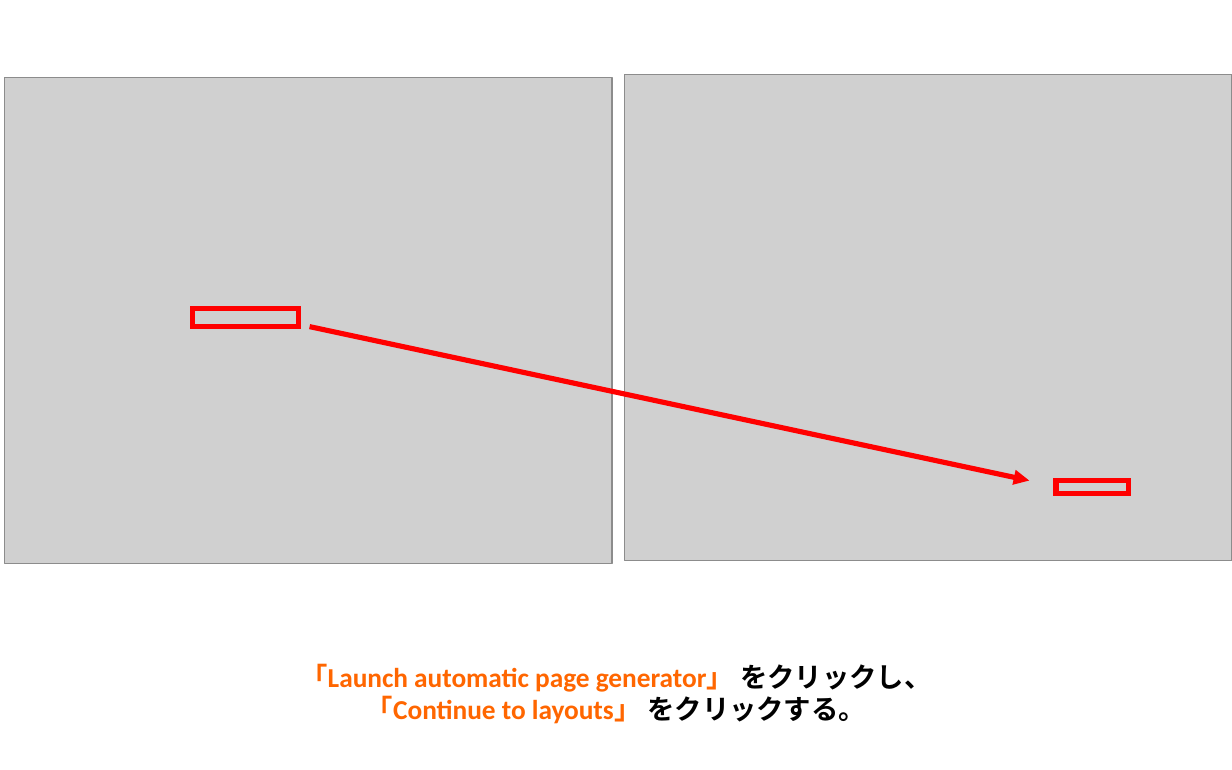
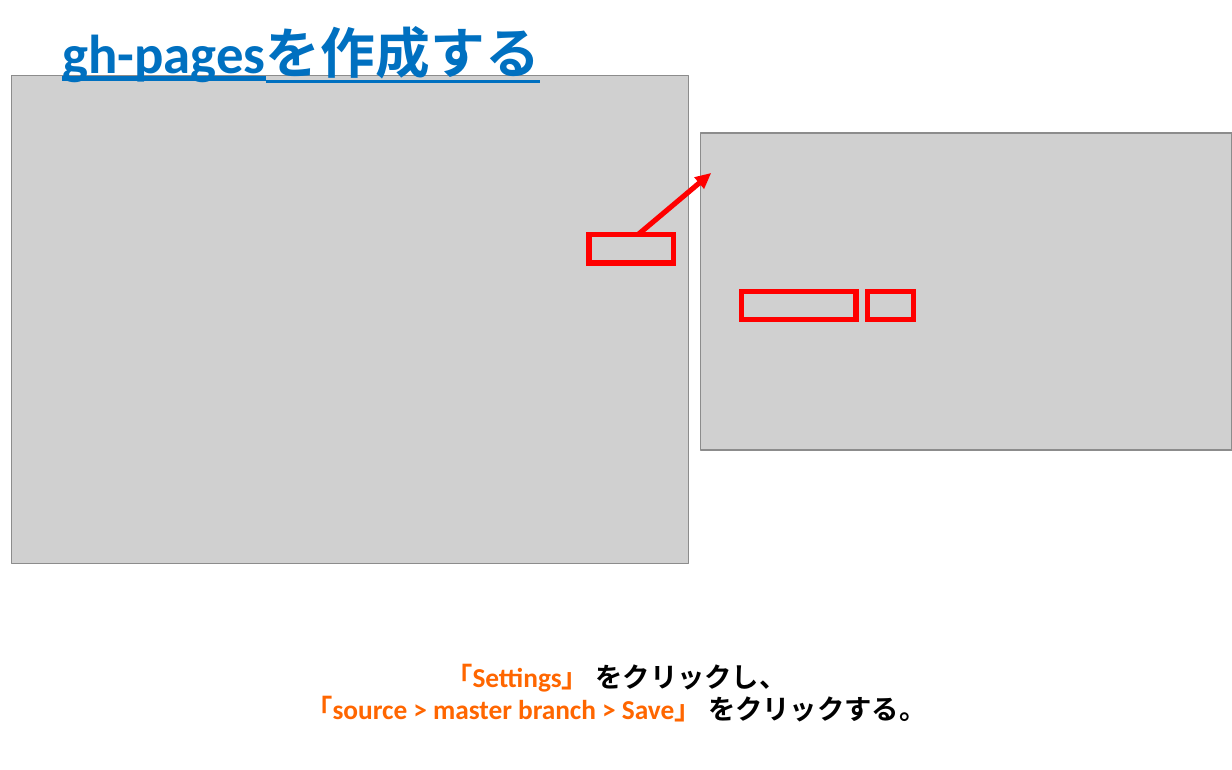
Before and after one commit to gis-oer/gis-oer, a slide deck: slide 12 of GISオープン教材/インターネットの活用/GitHubビギナーズマニュアル/GitHubビギナーズマニュアル.pptx (slide 13 before the commit). Drawn at 1232x770 pixels with LibreOffice and Linux fonts; fonts in the diff are those of the drawing; grey boxes stand for pictures. Boxes give left, top, right and bottom in pixels: in the first picture for what was removed or moved away, otherwise in the second. Text is boxed around its words. In the diff, an @@ line names an element or a change of style, - is before the commit and + after.

```diff
--- a/GISオープン教材/インターネットの活用/GitHubビギナーズマニュアル/GitHubビギナーズマニュアル.pptx
+++ b/GISオープン教材/インターネットの活用/GitHubビギナーズマニュアル/GitHubビギナーズマニュアル.pptx
@@ title added at (x1=62, y1=27, x2=539, y2=83), 32 pt, text #0070C0, bold, underline @@
+gh-pagesを作成する
@@ picture resized from (x1=5, y1=78, x2=612, y2=563) to (x1=11, y1=75, x2=689, y2=563) @@
@@ picture resized from (x1=625, y1=75, x2=1232, y2=561) to (x1=701, y1=133, x2=1232, y2=450) @@
@@ arrow added from (638, 235) to (711, 174), #FF0000 3 pt @@
@@ rectangle added at (x1=589, y1=235, x2=674, y2=264), outline #FF0000 3 pt @@
@@ rectangle resized from (x1=192, y1=309, x2=298, y2=326) to (x1=742, y1=292, x2=856, y2=320) @@
@@ rectangle added at (x1=867, y1=292, x2=913, y2=320), outline #FF0000 3 pt @@
@@ arrow removed from (309, 326) to (1029, 480) @@
@@ rectangle removed at (x1=1056, y1=480, x2=1129, y2=494) @@
@@ text at (x1=305, y1=663, x2=926, y2=722): text changed @@
-「Launch automatic page generator」 をクリックし、
-「Continue to layouts」 をクリックする。
+「Settings」 をクリックし、
+「source > master branch > Save」 をクリックする。
```
Also in this commit, not shown: 9 other slides changed, 3 slides removed, 14 other files.
